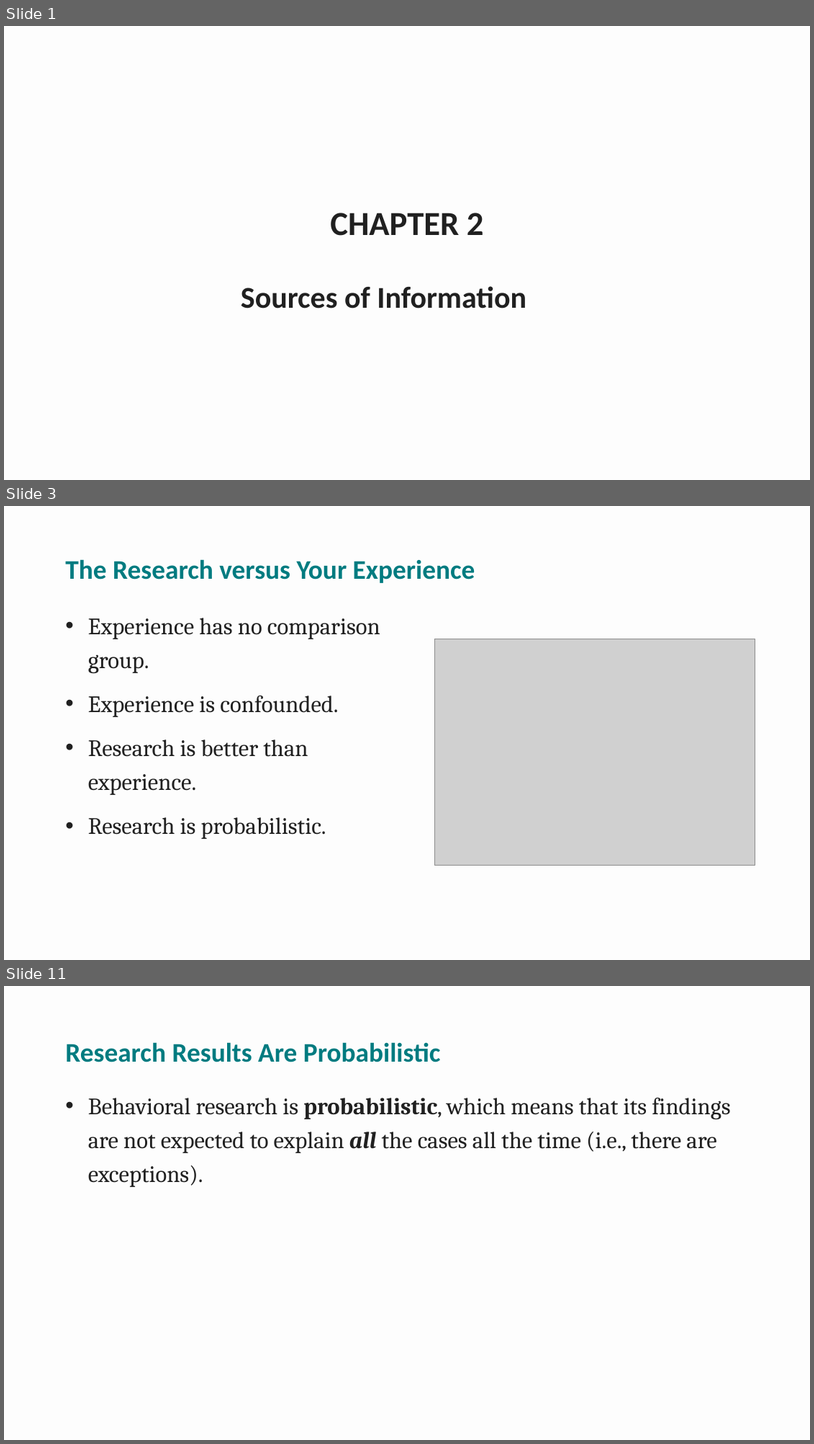
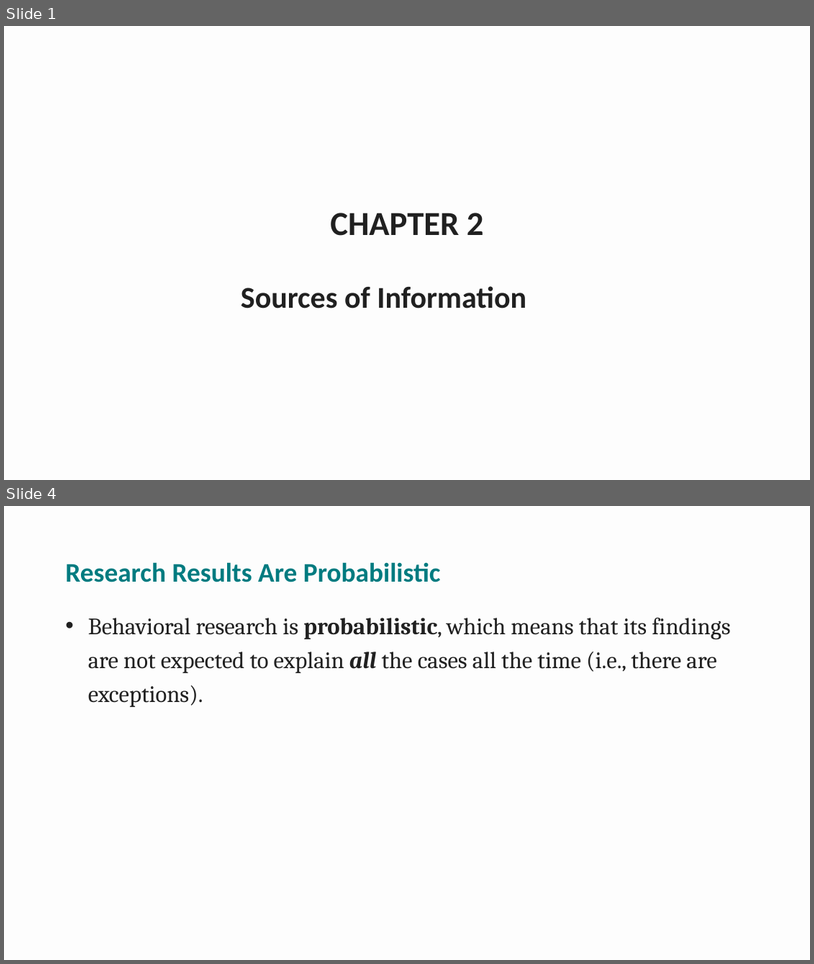
Before and after one commit to npm27/Teaching-Materials, a slide deck: Research Methods/Spring 26/Slides/2 Chapter 2.pptx. Shown one above the other, each under a label of ours: slides 1, 3 and 11 before the commit, slides 1 and 4 after it; the slides between them are not shown. The pictures are 814x1444 and 814x964 pixels, drawn with LibreOffice and Linux fonts; fonts in the diff are those of the drawing; grey boxes stand for pictures. Boxes give left, top, right and bottom in pixels: in the first picture for what was removed or moved away, otherwise in the second. Text is boxed around its words. In the diff, an @@ line names an element or a change of style, - is before the commit and + after.

```diff
--- a/Research Methods/Spring 26/Slides/2 Chapter 2.pptx
+++ b/Research Methods/Spring 26/Slides/2 Chapter 2.pptx
@@ slide 3 removed at (4, 506, 810, 960), background #FDFDFD @@
@@ title removed at (65, 559, 476, 583) @@
-The Research versus Your Experience
@@ text removed at (88, 618, 381, 839) @@
-• Experience has no comparison group.
-• Experience is confounded.
-• Research is better than experience.
-• Research is probabilistic.
@@ picture removed at (435, 638, 755, 865) @@
@@ what was slide 11 is now slide 4 @@
```
Also in this commit, not shown: 5 slides changed, 1 slide added, 5 other slides removed, 40 other files.
